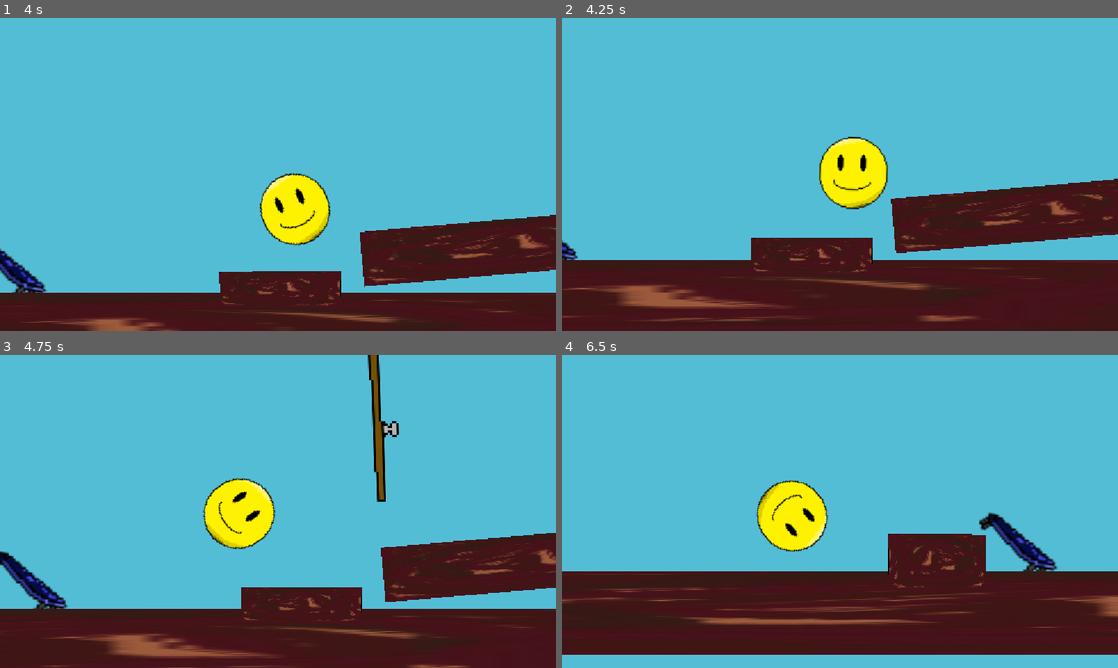
Above: before the commit, frames 1-4 (two rows, left to right).
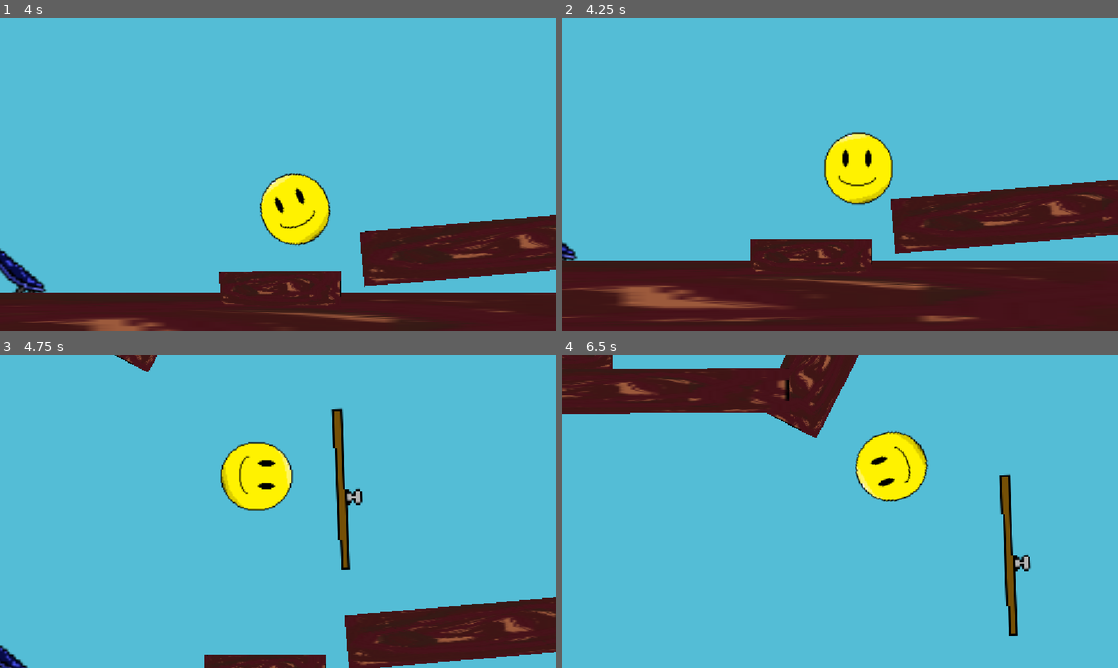
Above: after the commit, the same moments.

Repository: cyan-teal/hole-bounce
Game: Godot game, scene res://scenes/main.tscn
Same seed, same stepped clock (60 frames per second), same inputs: the game is played once before the commit and once after it. The engine's default icon, where the game draws it, is replaced by a stand-in: a white triangle on a blue panel in a dark square.
Inputs:
- Up to frame 1 (4 s): click "Play" at 0.5 s; hold Right (go_right) 1.28-2.03 s; hold Space (pass) 1.28-2.03 s; hold Left (go_left) 2.03-2.78 s; tap Space (pass) at 2.1, 3.6 s; hold Space (pass) 2.78-3.53 s; hold Right (go_right) from 2.78 s (still down)
- Up to frame 2 (4.25 s): keep holding Right (go_right)
- Up to frame 3 (4.75 s): release Right (go_right) at 4.28 s; hold Left (go_left) from 4.28 s (still down); hold Space (pass) from 4.28 s (still down)
- Up to frame 4 (6.5 s): keep holding Left (go_left); release Space (pass) at 5.03 s; tap Space (pass) at 5.1 s; hold Space (pass) from 5.78 s (still down)

Frame 1 is identical in both runs. In frame 2, 2.3% of the frame differs, in the area x 0-100%, y 36-97%; in frame 3, 27%; in frame 4, 43%, in the area x 0-100%, y 0-96%.

Commit message:
Change how doors work a bit

Diff:
--- a/hole-bounce/scenes/hole_test.gd
+++ b/hole-bounce/scenes/hole_test.gd
@@ -1,6 +1,6 @@
 extends StaticBody2D
 
-@export var inverted: bool = false
+@export var inverted: bool = true
 
 var collisionShape: CollisionShape2D
 var sprite: Sprite2D
@@ -13,8 +13,8 @@
 
 func _process(_delta: float) -> void:
 	if Input.is_action_pressed("pass"):
-		collisionShape.disabled =  inverted
-		sprite.visible = not inverted
+		collisionShape.disabled = not inverted
+		sprite.visible = inverted
 	else:
 		collisionShape.disabled = inverted
-		sprite.visible = inverted
+		sprite.visible = not inverted
--- a/hole-bounce/scenes/hole_un.gd
+++ b/hole-bounce/scenes/hole_un.gd
@@ -1,14 +1,20 @@
 extends StaticBody2D
 
+@export var inverted: bool = true
+
 var collisionShape: CollisionShape2D
+var sprite: Sprite2D
 
 
 func _ready() -> void:
 	collisionShape = $CollisionShape2D
+	sprite = $Sprite2D
 
 
 func _process(_delta: float) -> void:
-	if Input.is_action_just_pressed("pass"):
-		collisionShape.disabled = false
-	elif Input.is_action_just_released("pass"):
-		collisionShape.disabled = true
+	if Input.is_action_pressed("pass"):
+		collisionShape.disabled = not inverted
+		sprite.visible = inverted
+	else:
+		collisionShape.disabled = inverted
+		sprite.visible = not inverted
--- a/hole-bounce/scenes/level_1.tscn
+++ b/hole-bounce/scenes/level_1.tscn
@@ -194,9 +194,11 @@
 rotation = 1.5374935
 scale = Vector2(1.5899712, 1.4816927)
 script = ExtResource("7_pa8r4")
+inverted = true
 
 [node name="Hole6" parent="." unique_id=1066227978 instance=ExtResource("6_pa8r4")]
 position = Vector2(556, -241)
 rotation = 1.5374935
 scale = Vector2(1.5899712, 1.4816927)
 script = ExtResource("9_e3sih")
+inverted = true
